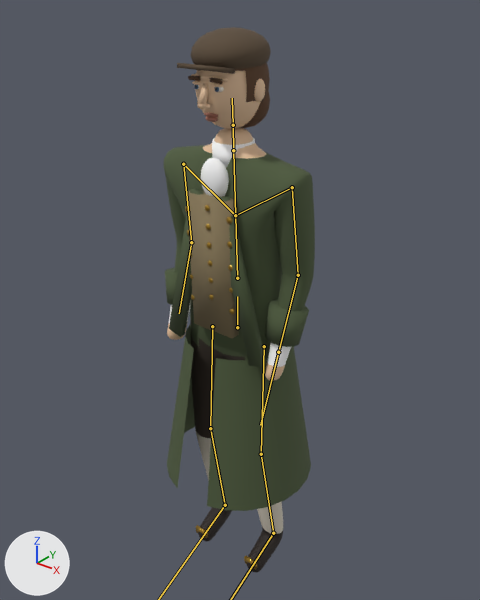
An edit to the glTF model reckoning/models/brother.glb, drawn before and after from the same camera.
One viewpoint serves both versions: a 50 mm camera at (1.156, -1.452, 1.919) aimed at (-0.045, 0.05, 0.988). Arrows for +X, +Y and +Z are at lower left; the lights stay in place. The picture after the commit comes second. Both versions are drawn at frame 1 of the action 'Walk'; the numbers are the values there. The bones that change, and the others that lie on the model, are drawn over the model as lines.

Names of what the first picture shows: 'brother_body', 'brother_coat', 'brother_eyes', 'brother_hair', 'brother_hat', 'brother_linen', 'brother_metal', 'brother_skin', 'brother_vest'.
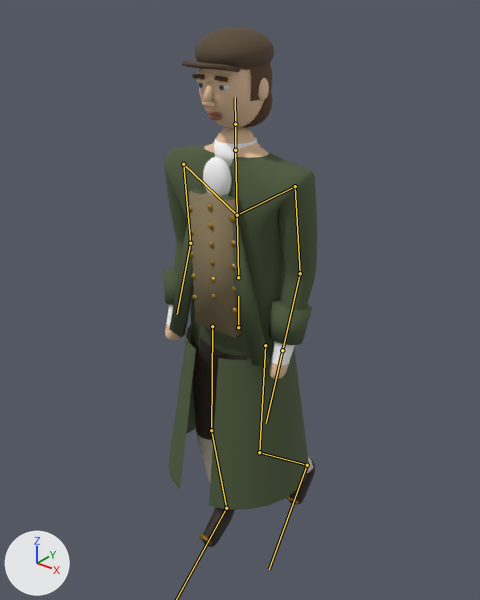
Location of each change, [x1, y1, x2, y2] in pixels of the pictures (480 x 600 px):
'brother_body', posed: before [164, 127, 315, 572]; after [164, 127, 317, 547]
'brother_coat', posed: before [165, 188, 311, 511]; after [164, 188, 312, 509]
'brother_vest', posed: before [187, 191, 239, 338]; after [189, 191, 241, 338]
'brother_skin', posed: before [191, 70, 265, 129]; after [196, 69, 269, 128]
'brother_hat', posed: before [177, 27, 271, 74]; after [182, 27, 274, 72]
'brother_linen', posed: before [201, 138, 255, 197]; after [203, 138, 257, 196]
'brother_hair', posed: before [188, 63, 270, 128]; after [192, 63, 273, 128]
'brother_metal', posed (53% wider, 7% shorter): before [185, 205, 258, 570]; after [187, 204, 299, 545]
'brother_eyes', posed: before [194, 84, 224, 92]; after [198, 83, 229, 91]
bone 'hips', root to tip: before (237, 327) to (237, 296); after (238, 327) to (238, 296)
bone 'forearm.L', root to tip: before (298, 275) to (278, 352); after (300, 273) to (282, 350)
bone 'forearm.R', root to tip: before (191, 242) to (179, 313); after (190, 243) to (177, 314)
bone 'thigh.L', root to tip: before (264, 346) to (261, 454); after (265, 345) to (259, 452)
bone 'shin.L', root to tip: before (261, 454) to (273, 533); after (259, 452) to (307, 465)
bone 'thigh.R', root to tip: before (212, 326) to (210, 428); after (212, 326) to (211, 430)

Edits to the bpy script that builds the scene:
```text
Change bone_hips:
    where bone_hips = bpy.data.objects['brother_rig'].pose.bones['hips']  # child of 'root'
    bone_hips.location: (0.0, 0.0, 0.018) -> (0.0, 0.0, 0.014)
    bone_hips.rotation_quaternion: (1.0, 0.0, 0.0, 0.0) -> (1.0, 0.0, 0.017, 0.0)  # degrees (0, 0, 0) -> degrees (0, 2, 0)
Change bone_forearm_l:
    where bone_forearm_l = bpy.data.objects['brother_rig'].pose.bones['forearm.L']  # child of 'upper_arm.L'
    bone_forearm_l.rotation_quaternion: (0.992, -0.125, 0.0, 0.0) -> (0.994, -0.11, 0.0, 0.0)  # degrees (-14, 0, 0) -> degrees (-13, 0, 0)
Change bone_forearm_r:
    where bone_forearm_r = bpy.data.objects['brother_rig'].pose.bones['forearm.R']  # child of 'upper_arm.R'
    bone_forearm_r.rotation_quaternion: (0.992, -0.125, 0.0, 0.0) -> (0.99, -0.142, 0.0, 0.0)  # degrees (-14, 0, 0) -> degrees (-16, 0, 0)
Change bone_thigh_l:
    where bone_thigh_l = bpy.data.objects['brother_rig'].pose.bones['thigh.L']  # child of 'hips'
    bone_thigh_l.rotation_quaternion: (1.0, 0.0, 0.0, 0.0) -> (1.0, -0.007, 0.0, 0.01)  # degrees (0, 0, 0) -> degrees (-1, 0, 1)
Change bone_shin_l:
    where bone_shin_l = bpy.data.objects['brother_rig'].pose.bones['shin.L']  # child of 'thigh.L'
    bone_shin_l.rotation_quaternion: (0.998, 0.055, 0.0, 0.0) -> (0.919, 0.394, 0.0, 0.0)  # degrees (6, 0, 0) -> degrees (46, 0, 0)
Change bone_foot_l:
    where bone_foot_l = bpy.data.objects['brother_rig'].pose.bones['foot.L']  # child of 'shin.L'
    bone_foot_l.rotation_quaternion: (1.0, 0.0, 0.0, 0.0) -> (0.996, -0.087, 0.0, 0.0)  # degrees (0, 0, 0) -> degrees (-10, 0, 0)
Change bone_thigh_r:
    where bone_thigh_r = bpy.data.objects['brother_rig'].pose.bones['thigh.R']  # child of 'hips'
    bone_thigh_r.rotation_quaternion: (1.0, 0.0, 0.0, 0.0) -> (1.0, -0.007, 0.0, -0.01)  # degrees (0, 0, 0) -> degrees (-1, 0, -1)
Change bone_foot_r:
    where bone_foot_r = bpy.data.objects['brother_rig'].pose.bones['foot.R']  # child of 'shin.R'
    bone_foot_r.rotation_quaternion: (1.0, 0.0, 0.0, 0.0) -> (0.997, 0.082, 0.0, 0.0)  # degrees (0, 0, 0) -> degrees (9, 0, 0)
```
